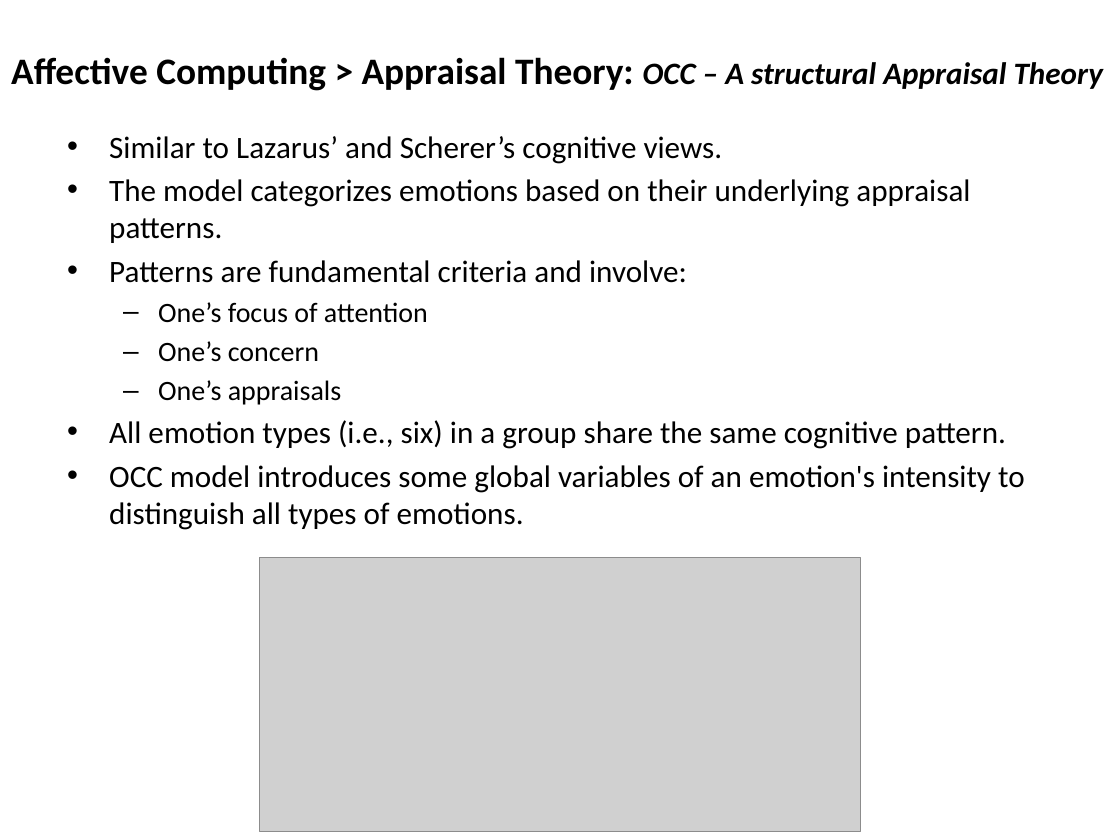
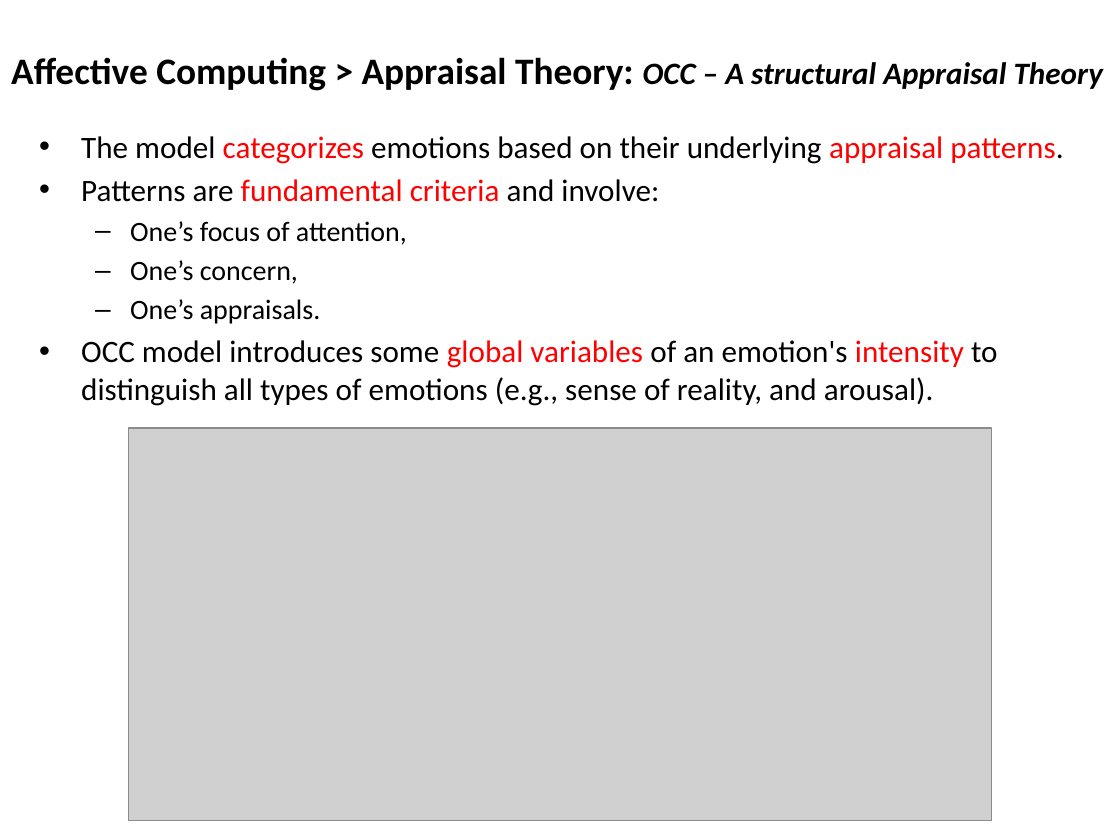
Before and after one commit to mshayganfar/CompExam1, a slide deck: slide 17 of presentation/PhD-comprehensive-exam-2.pptx. Drawn at 1120x840 pixels with LibreOffice and Linux fonts; fonts in the diff are those of the drawing; grey boxes stand for pictures. Boxes give left, top, right and bottom in pixels: in the first picture for what was removed or moved away, otherwise in the second. Text is boxed around its words. In the diff, an @@ line names an element or a change of style, - is before the commit and + after.

```diff
--- a/presentation/PhD-comprehensive-exam-2.pptx
+++ b/presentation/PhD-comprehensive-exam-2.pptx
@@ text "The model categorizes emotions based ...": place and size @@
-text "The model categorizes emotions based ..." at (109,136,1025,530)
+text "The model categorizes emotions based ..." at (81,136,1063,406)
@@ text at (81,136,1063,202): text colour #000000 to #FF0000 in "categorizes appraisal patterns.", "fundamental criteria" @@
@@ text at (109,136,723,164): paragraph removed @@
-• Similar to Lazarus’ and Scherer’s cognitive views.
@@ text at (81,221,998,406): text changed @@
-  – One’s focus of attention
-  – One’s concern
-  – One’s appraisals
-• All emotion types (i.e., six) in a group share the same cognitive pattern.
-• OCC model introduces some global variables of an emotion's intensity to distinguish all types of emotions.
+  – One’s focus of attention,
+  – One’s concern,
+  – One’s appraisals.
+• OCC model introduces some global variables of an emotion's intensity to distinguish all types of emotions (e.g., sense of reality, and arousal).
@@ picture: place and size @@
-picture at (260,558,860,831)
+picture at (129,428,991,821)
```
Also in this commit, not shown: 9 other slides changed.
